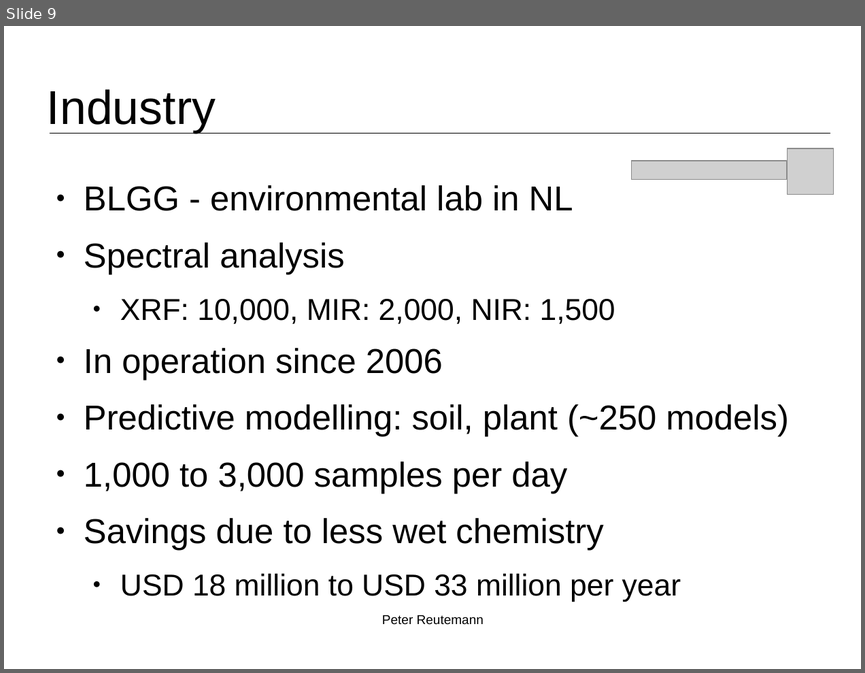
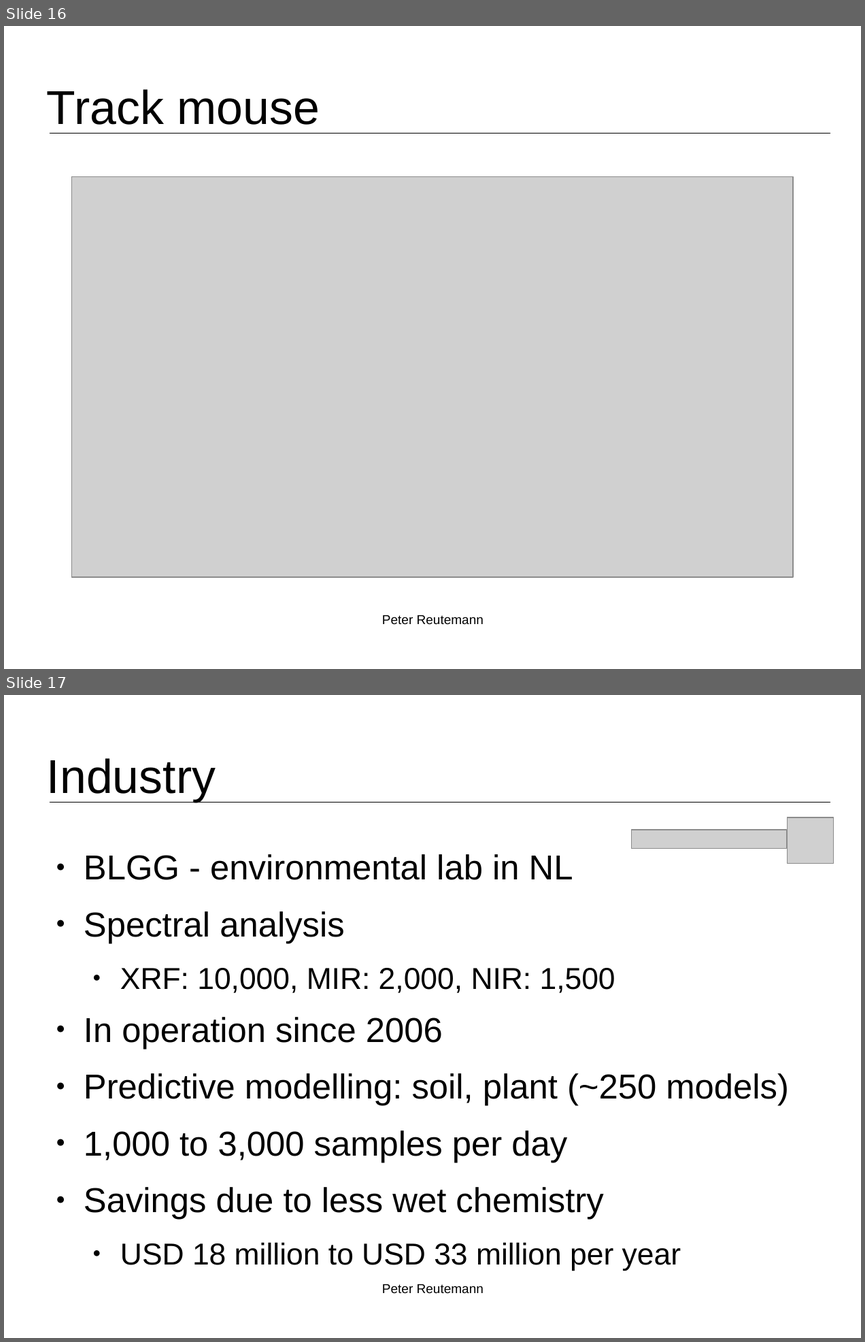
Before and after one commit to fracpete/adams-webpage, a slide deck: events/bigmine2015/bigmine2015-adams-slides.odp. Shown one above the other, each under a label of ours: slide 9 before the commit, slides 16 and 17 after it. The pictures are 865x673 and 865x1342 pixels, drawn with LibreOffice and Linux fonts; fonts in the diff are those of the drawing; grey boxes stand for pictures; background and template pictures are left out. Boxes give left, top, right and bottom in pixels: in the first picture for what was removed or moved away, otherwise in the second. Text is boxed around its words. In the diff, an @@ line names an element or a change of style, - is before the commit and + after.

```diff
--- a/events/bigmine2015/bigmine2015-adams-slides.odp
+++ b/events/bigmine2015/bigmine2015-adams-slides.odp
@@ slide 16 added at [4, 26, 861, 669], background #FFFFFF; not listed: 1 template element that a slide beside it also shows @@
@@ title added at [47, 89, 320, 125], 44 pt, text #000000 @@
+Track mouse
@@ picture added at [71, 176, 793, 577] @@
@@ text added at [382, 615, 483, 624], 12 pt, text #000000 @@
+Peter Reutemann
@@ what was slide 9 is now slide 17 @@
```
Also in this commit, not shown: 1 slide changed, 7 other slides added, 2 other files.
